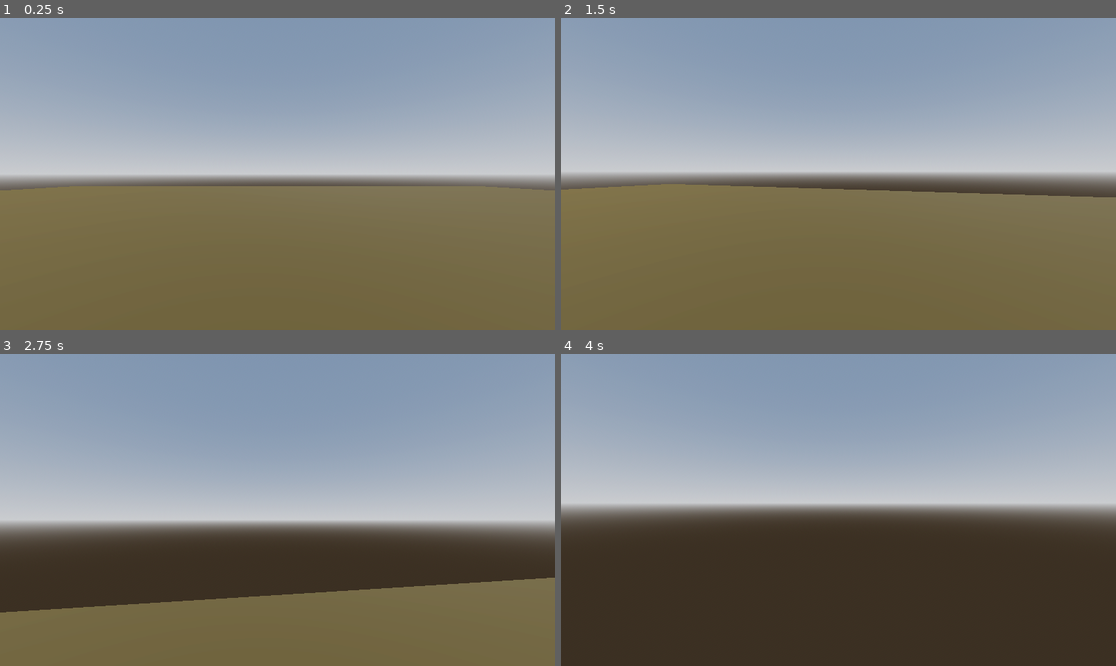
Above: before the commit, frames 1-4 (two rows, left to right).
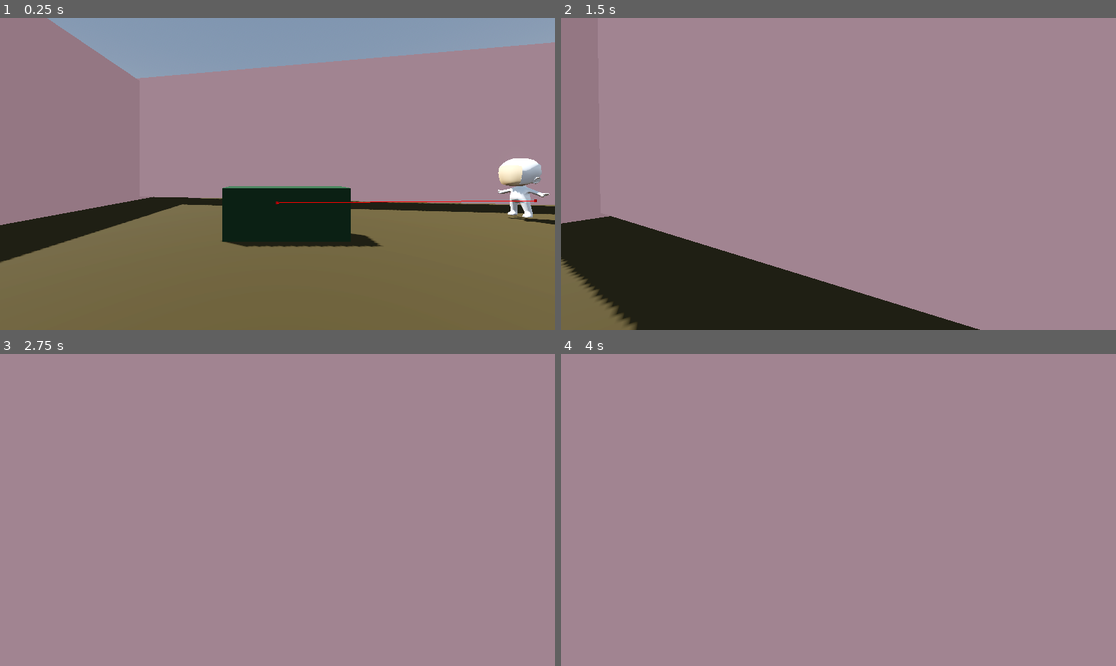
Above: after the commit, the same moments.

Repository: EppuKoskiranta/fgj26
Game: Godot game, scene res://root.tscn
Same seed, same stepped clock (60 frames per second), same inputs: the game is played once before the commit and once after it.
Inputs (mouse positions are in pixels of both pictures, inside the frame that each line leads up to):
- Up to frame 1 (0.25 s): no input
- Up to frame 2 (1.5 s): tap Enter (ui_accept) at 0.5, 0.77 s; move the mouse to (866, 174) at 0.52 s; hold E (interact) 0.53-1.28 s; hold Up (move_forward) from 0.53 s (still down); click (866, 174) at 0.67 s; move the mouse to (810, 174) at 1.27 s; right-click (810, 174) at 1.35 s
- Up to frame 3 (2.75 s): keep holding Up (move_forward); tap Enter (ui_accept) at 1.52 s; tap E (interact) at 1.55 s; move the mouse to (288, 503) at 2.02 s; hold E (interact) from 2.03 s (still down)
- Up to frame 4 (4 s): keep holding Up (move_forward); move the mouse to (832, 516) at 2.77 s; release E (interact) at 2.78 s; tap Tab at 2.85 s; click (832, 516) at 2.92 s; tap Enter (ui_accept) at 3.02, 3.5, 3.77 s; tap E (interact) at 3.05 s; move the mouse to (877, 513) at 3.52 s; hold E (interact) from 3.53 s (still down)

The runs differ from the first frame. In frame 1, 54% of the frame differs, in the area x 0-100%, y 0-79%; in frame 2, 98%; in frame 3, 99%; in frame 4, 99%, in the area x 0-100%, y 0-100%.

Commit message:
Add walls and fix lotion creation bug

Diff:
--- a/fgj-26-godot/Map/placeholder_map.tscn
+++ b/fgj-26-godot/Map/placeholder_map.tscn
@@ -159,6 +159,16 @@
 material = SubResource("StandardMaterial3D_t7glo")
 size = Vector3(0.8, 0.8, 0.8)
 
+[sub_resource type="StandardMaterial3D" id="StandardMaterial3D_lqxhj"]
+albedo_color = Color(1, 0.7607843, 0.7607843, 1)
+
+[sub_resource type="BoxMesh" id="BoxMesh_lqxhj"]
+material = SubResource("StandardMaterial3D_lqxhj")
+size = Vector3(25, 7, 1)
+
+[sub_resource type="BoxShape3D" id="BoxShape3D_4hwbv"]
+size = Vector3(32.975, 7, 1)
+
 [sub_resource type="ProceduralSkyMaterial" id="ProceduralSkyMaterial_tcnmp"]
 sky_horizon_color = Color(0.66224277, 0.6717428, 0.6867428, 1)
 ground_horizon_color = Color(0.66224277, 0.6717428, 0.6867428, 1)
@@ -205,7 +215,7 @@
 mesh = SubResource("BoxMesh_luqmu")
 
 [node name="Radio" parent="MapElements" unique_id=1372045665 instance=ExtResource("2_luqmu")]
-transform = Transform3D(1, 0, 0, 0, 1, 0, 0, 0, 1, -6.61429, 0.5, 6.411949)
+transform = Transform3D(-4.371139e-08, 0, 1, 0, 1, 0, -1, 0, -4.371139e-08, -6.61429, 0.0041760206, 6.411949)
 
 [node name="FaceMaskApplyingStation" parent="MapElements" unique_id=1983648637 instance=ExtResource("3_tcnmp")]
 transform = Transform3D(1, 0, 0, 0, 1, 0, 0, 0, 1, -6.4744797, 0, 0)
@@ -324,6 +334,54 @@
 [node name="LotionPot" parent="MapElements/MixingRoom/LotionPotTable" unique_id=693602640 instance=ExtResource("2_6gpao")]
 transform = Transform3D(1, 0, 0, 0, 1, 0, 0, 0, 1, 0.0057439804, 0.42299306, -0.009800196)
 
+[node name="Room" type="Node3D" parent="MapElements" unique_id=2103401445]
+
+[node name="Node3D" type="Node3D" parent="MapElements/Room" unique_id=75926161]
+transform = Transform3D(1, 0, 0, 0, 1, 0, 0, 0, 1, -1.1653576, 3.5, -8.635)
+
+[node name="MeshInstance3D" type="MeshInstance3D" parent="MapElements/Room/Node3D" unique_id=1572267433]
+transform = Transform3D(1.4028071, 0, 0, 0, 1, 0, 0, 0, 1, 0, 0, 0)
+mesh = SubResource("BoxMesh_lqxhj")
+
+[node name="StaticBody3D" type="StaticBody3D" parent="MapElements/Room/Node3D" unique_id=720790128]
+
+[node name="CollisionShape3D" type="CollisionShape3D" parent="MapElements/Room/Node3D/StaticBody3D" unique_id=1657758481]
+shape = SubResource("BoxShape3D_4hwbv")
+
+[node name="Node3D2" type="Node3D" parent="MapElements/Room" unique_id=170903180]
+transform = Transform3D(0.16063926, 0, 0.98701316, 0, 1, 0, -0.98701316, 0, 0.16063926, -16.975939, 3.6629686, 0)
+
+[node name="MeshInstance3D" type="MeshInstance3D" parent="MapElements/Room/Node3D2" unique_id=950236798]
+mesh = SubResource("BoxMesh_lqxhj")
+
+[node name="StaticBody3D" type="StaticBody3D" parent="MapElements/Room/Node3D2" unique_id=1969983503]
+
+[node name="CollisionShape3D" type="CollisionShape3D" parent="MapElements/Room/Node3D2/StaticBody3D" unique_id=770652835]
+shape = SubResource("BoxShape3D_4hwbv")
+
+[node name="Node3D3" type="Node3D" parent="MapElements/Room" unique_id=1824748446]
+transform = Transform3D(1, 0, 0, 0, 1, 0, 0, 0, 1, -12.925216, 3.5, 8.171148)
+
+[node name="MeshInstance3D" type="MeshInstance3D" parent="MapElements/Room/Node3D3" unique_id=1976519834]
+transform = Transform3D(1.4028071, 0, 0, 0, 1, 0, 0, 0, 1, 0, 0, 0)
+mesh = SubResource("BoxMesh_lqxhj")
+
+[node name="StaticBody3D" type="StaticBody3D" parent="MapElements/Room/Node3D3" unique_id=1351819956]
+
+[node name="CollisionShape3D" type="CollisionShape3D" parent="MapElements/Room/Node3D3/StaticBody3D" unique_id=632967496]
+shape = SubResource("BoxShape3D_4hwbv")
+
+[node name="Node3D4" type="Node3D" parent="MapElements/Room" unique_id=1526769914]
+transform = Transform3D(0.16063926, 0, 0.98701316, 0, 1, 0, -0.98701316, 0, 0.16063926, 11.192757, 3.6629686, 0)
+
+[node name="MeshInstance3D" type="MeshInstance3D" parent="MapElements/Room/Node3D4" unique_id=959658793]
+mesh = SubResource("BoxMesh_lqxhj")
+
+[node name="StaticBody3D" type="StaticBody3D" parent="MapElements/Room/Node3D4" unique_id=1808396279]
+
+[node name="CollisionShape3D" type="CollisionShape3D" parent="MapElements/Room/Node3D4/StaticBody3D" unique_id=1750980690]
+shape = SubResource("BoxShape3D_4hwbv")
+
 [node name="Environment" type="Node" parent="." unique_id=1827130198]
 
 [node name="WorldEnvironment" type="WorldEnvironment" parent="Environment" unique_id=1031688576]
--- a/fgj-26-godot/Player/player.gd
+++ b/fgj-26-godot/Player/player.gd
@@ -17,8 +17,8 @@
 
 func _ready() -> void:
 	Def.subscribe_to_movement(self._move_player, self._turn_player, self._look_up_down)
+	Def.subscribe_to_interaction(self.try_to_get_lotion, Def.SUB_INTERACT_EVENT_ONLY)
 	Def.subscribe_to_interaction(self.try_pick_up, Def.SUB_INTERACT_EVENT_ONLY)
-	Def.subscribe_to_interaction(self.try_to_get_lotion, Def.SUB_INTERACT_EVENT_ONLY)
 	Def.subscribe_to_pick_up(self._on_item_picked_up)
 
 func _physics_process(delta: float) -> void:
@@ -57,7 +57,7 @@
 	look_speed_deg_per_sec = pitch_angle_deg_per_sec
 
 func try_to_get_lotion() -> void:
-	if lotion_object != null:
+	if lotion_object != null or item_in_hand != null:
 		return
 
 	var ray_result: Dictionary = shoot_ray_from_camera(3.0)
--- a/fgj-26-godot/Radio/radio.tscn
+++ b/fgj-26-godot/Radio/radio.tscn
@@ -1,32 +1,46 @@
 [gd_scene format=3 uid="uid://ckmh1vyiuyelh"]
 
 [ext_resource type="Script" uid="uid://cs4j72dwvgss6" path="res://Radio/radio.gd" id="1_s1lw3"]
+[ext_resource type="ArrayMesh" uid="uid://okumcfg1a4jl" path="res://Assets/Meshes/radio.tres" id="2_ejb3a"]
 [ext_resource type="PackedScene" uid="uid://k3hnb7x7te6o" path="res://Objects/interactable.tscn" id="2_wtk5h"]
-
-[sub_resource type="BoxMesh" id="BoxMesh_m5b23"]
-size = Vector3(0.5, 0.5, 0.5)
-
-[sub_resource type="StandardMaterial3D" id="StandardMaterial3D_m5b23"]
-albedo_color = Color(1, 0.4745098, 1, 1)
 
 [sub_resource type="BoxShape3D" id="BoxShape3D_wtk5h"]
 size = Vector3(0.5, 0.5, 0.5)
+
+[sub_resource type="StandardMaterial3D" id="StandardMaterial3D_ejb3a"]
+albedo_color = Color(0.67058825, 0.45490196, 0.45490196, 1)
+
+[sub_resource type="CylinderMesh" id="CylinderMesh_x7r3n"]
+material = SubResource("StandardMaterial3D_ejb3a")
+height = 0.5
 
 [node name="Radio" type="StaticBody3D" unique_id=871936263]
 collision_mask = 3
 script = ExtResource("1_s1lw3")
 
 [node name="MeshInstance3D" type="MeshInstance3D" parent="." unique_id=812068123]
-mesh = SubResource("BoxMesh_m5b23")
-surface_material_override/0 = SubResource("StandardMaterial3D_m5b23")
+transform = Transform3D(0.35, 0, 0, 0, 0.35, 0, 0, 0, 0.35, 0, 0.84878755, 0)
+mesh = ExtResource("2_ejb3a")
 
 [node name="AudioStreamPlayer3D" type="AudioStreamPlayer3D" parent="." unique_id=920632872]
+transform = Transform3D(1, 0, 0, 0, 1, 0, 0, 0, 1, 0, 0.76237035, 0)
 attenuation_model = 2
 autoplay = true
 panning_strength = 2.43
 
 [node name="Interactable" parent="." unique_id=1441599236 instance=ExtResource("2_wtk5h")]
+transform = Transform3D(1, 0, 0, 0, 1, 0, 0, 0, 1, 0, 0.76237035, 0)
 dimesions = Vector3(5, 5, 5)
 
 [node name="CollisionShape3D" type="CollisionShape3D" parent="." unique_id=502917959]
+transform = Transform3D(1, 0, 0, 0, 1, 0, 0, 0, 1, 0.025292754, 0.86986494, 0)
 shape = SubResource("BoxShape3D_wtk5h")
+
+[node name="StaticBody3D" type="StaticBody3D" parent="." unique_id=96445730]
+
+[node name="CollisionShape3D" type="CollisionShape3D" parent="StaticBody3D" unique_id=166594572]
+shape = SubResource("BoxShape3D_wtk5h")
+
+[node name="MeshInstance3D" type="MeshInstance3D" parent="StaticBody3D" unique_id=2144774329]
+transform = Transform3D(1, 0, 0, 0, 1, 0, 0, 0, 1, 0, 0.25042465, 0)
+mesh = SubResource("CylinderMesh_x7r3n")
--- a/fgj-26-godot/root.tscn
+++ b/fgj-26-godot/root.tscn
@@ -17,7 +17,7 @@
 
 [node name="Player" parent="." unique_id=2142164832 instance=ExtResource("3_vvh5c")]
 unique_name_in_owner = true
-transform = Transform3D(1, 0, 0, 0, 1, 0, 0, 0, 1, 0, 0.0066845417, 0)
+transform = Transform3D(-4.371139e-08, 0, -1, 0, 1, 0, 1, 0, -4.371139e-08, 0, 0.0066845417, 0)
 
 [node name="Map" type="Node" parent="." unique_id=761278262]
 
@@ -28,6 +28,7 @@
 
 [node name="PlayerCamera" parent="." unique_id=1558064987 instance=ExtResource("5_l8v81")]
 unique_name_in_owner = true
+transform = Transform3D(-4.371139e-08, 0, -1, 0, 1, 0, 1, 0, -4.371139e-08, 0, 0, 0)
 
 [node name="GameManager" parent="." unique_id=38479966 node_paths=PackedStringArray("player_camera", "game_map") instance=ExtResource("6_l8v81")]
 player_camera = NodePath("../PlayerCamera")
